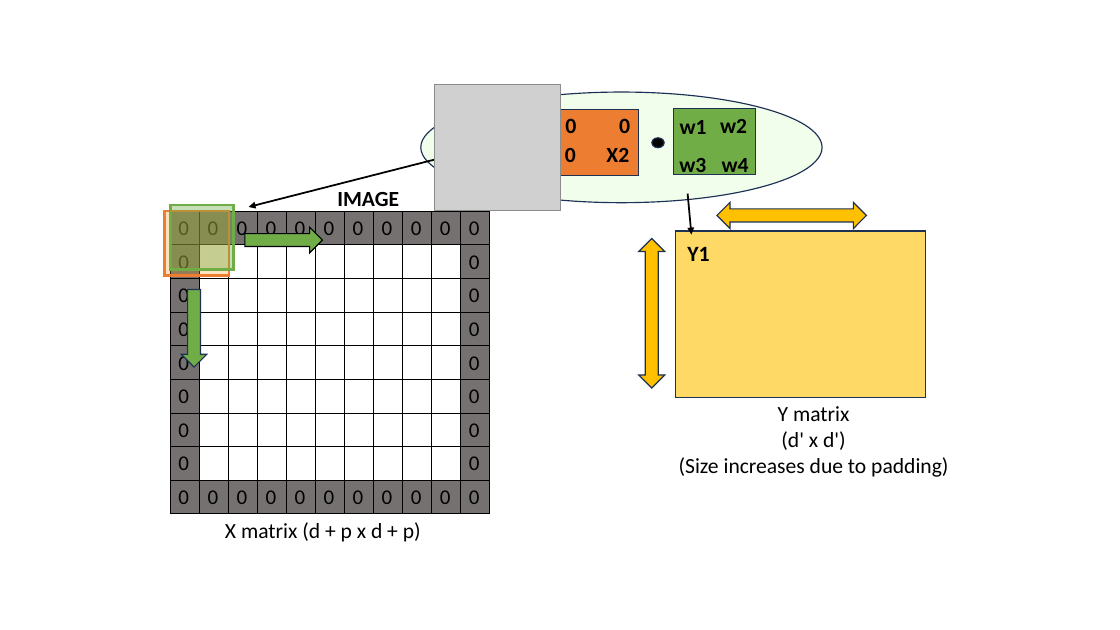
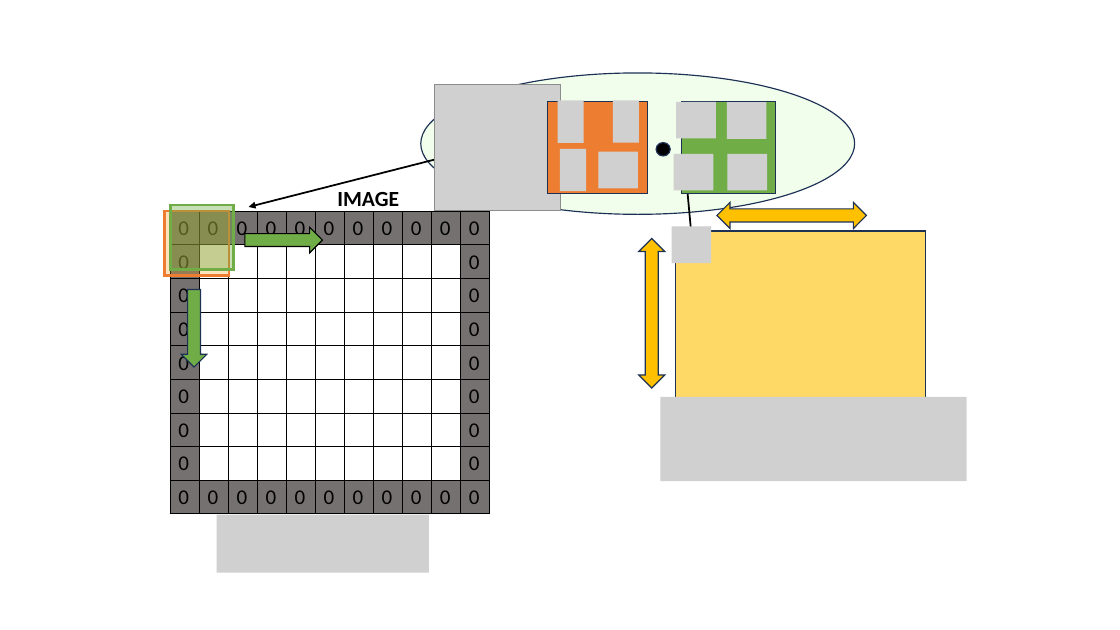
Before and after one commit to rtealwitter/deeplearning2025, a slide deck: slide 8 of notes/images.pptx. Drawn at 1120x630 pixels with LibreOffice and Linux fonts; fonts in the diff are those of the drawing; grey boxes stand for pictures. Boxes give left, top, right and bottom in pixels: in the first picture for what was removed or moved away, otherwise in the second. Text is boxed around its words. In the diff, an @@ line names an element or a change of style, - is before the commit and + after.

Commit message:
forgot to add new images file

```diff
--- a/notes/images.pptx
+++ b/notes/images.pptx
@@ ellipse: place and size @@
-ellipse at (421,92,823,203)
+ellipse at (421,73,855,214)
@@ rectangle: place and size @@
-rectangle at (552,109,639,175)
+rectangle at (548,102,648,194)
@@ picture added at (558,101,584,143) @@
@@ text removed at (565,118,576,133) @@
-0
@@ picture added at (613,100,639,142) @@
@@ text removed at (619,118,630,133) @@
-0
@@ picture added at (676,102,716,139) @@
@@ rectangle: place and size @@
-rectangle at (674,108,756,175)
+rectangle at (682,101,776,193)
@@ text removed at (720,119,747,133) @@
-w2
@@ picture added at (727,103,766,139) @@
@@ picture added at (560,149,586,191) @@
@@ text removed at (565,148,576,162) @@
-0
@@ text removed at (606,148,629,162) @@
-X2
@@ ellipse: place and size @@
-ellipse at (652,138,665,148)
+ellipse at (656,143,670,156)
@@ text removed at (680,120,707,134) @@
-w1
@@ picture added at (598,152,638,189) @@
@@ picture added at (674,154,713,191) @@
@@ text removed at (679,158,706,178) @@
-w3
@@ text removed at (722,158,749,178) @@
-w4
@@ picture added at (728,154,767,191) @@
@@ picture added at (672,227,712,264) @@
@@ text removed at (687,246,709,261) @@
-Y1
@@ picture added at (660,397,967,481) @@
@@ text removed at (679,406,948,477) @@
-Y matrix
-(d' x d')
-(Size increases due to padding)
@@ picture added at (217,515,429,573) @@
@@ text removed at (225,522,421,542) @@
-X matrix (d + p x d + p)
```
Also in this commit, not shown: 5 other slides changed, 1 slide added, 1 slide removed.
